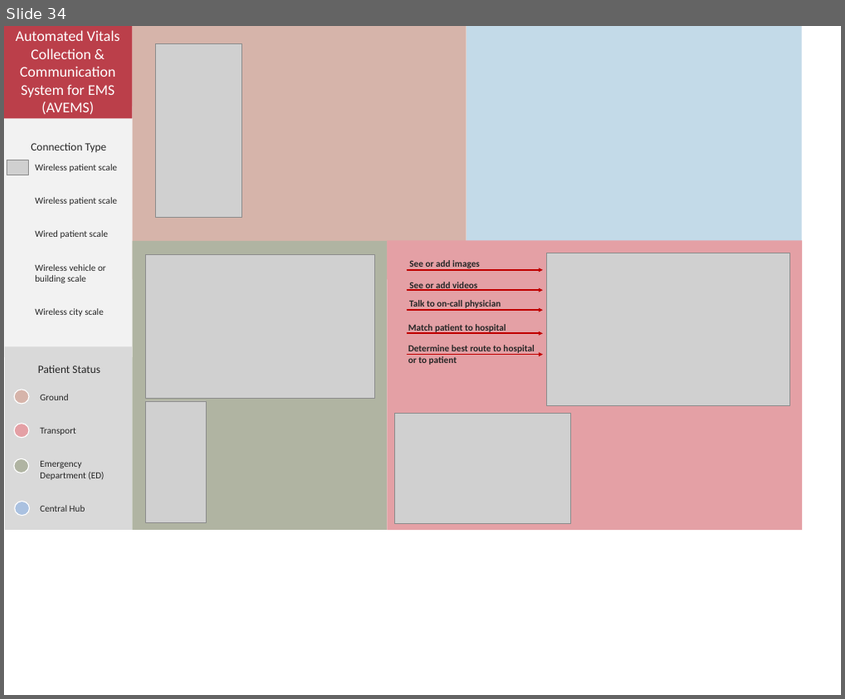
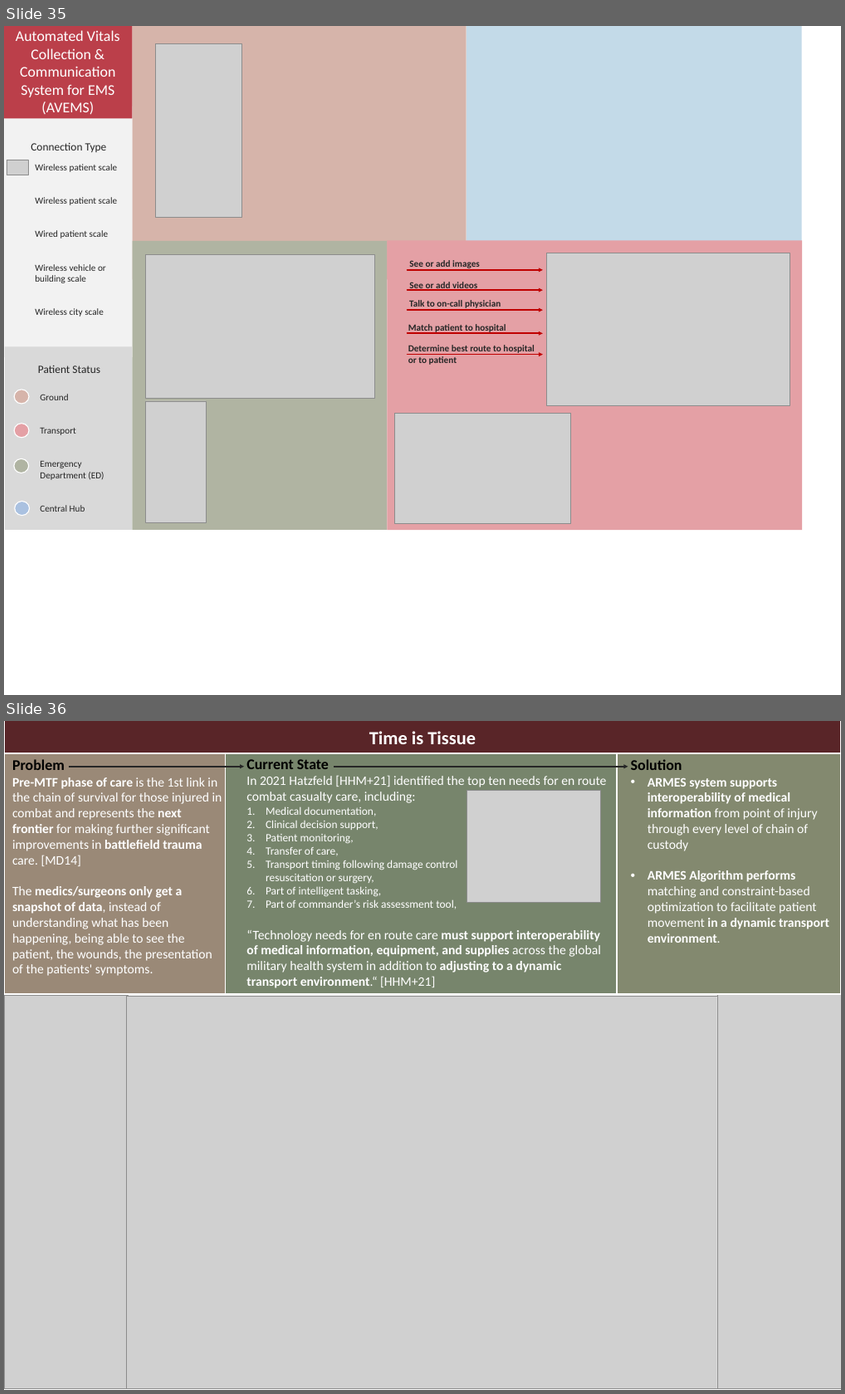
Before and after one commit to ermahoney/AmbulanceIQPMQP, a slide deck: docs/resources/FlowOfInformation.pptx. Shown one above the other, each under a label of ours: slide 34 before the commit, slides 35 and 36 after it. The pictures are 845x699 and 845x1394 pixels, drawn with LibreOffice and Linux fonts; fonts in the diff are those of the drawing; grey boxes stand for pictures; background and template pictures are left out. Boxes give left, top, right and bottom in pixels: in the first picture for what was removed or moved away, otherwise in the second. Text is boxed around its words. In the diff, an @@ line names an element or a change of style, - is before the commit and + after.

```diff
--- a/docs/resources/FlowOfInformation.pptx
+++ b/docs/resources/FlowOfInformation.pptx
@@ slide 36 added at bbox=[4, 721, 841, 1390], background #FFFFFF @@
@@ rectangle added at bbox=[4, 721, 841, 754], fill #592528, outline #FFFFFF 3 pt, 40 pt, text #FFFFFF, bold @@
+Time is Tissue
@@ rectangle added at bbox=[4, 754, 226, 994], fill #9A8977, outline #FFFFFF 3 pt @@
@@ rectangle added at bbox=[10, 754, 226, 982], fill #9A8977, 28 pt, text #FFFFFF @@
+Problem
+Pre-MTF phase of care is the 1st link in the chain of survival for those injured in combat and represents the next frontier for making further significant improvements in battlefield trauma care. [MD14]
+The medics/surgeons only get a snapshot of data, instead of understanding what has been happening, being able to see the patient, the wounds, the presentation of the patients' symptoms.
@@ arrow added from (70, 767) to (244, 767), #262626 3 pt @@
@@ rectangle added at bbox=[226, 753, 617, 994], fill #77856C, outline #FFFFFF 3 pt @@
@@ text added at bbox=[246, 759, 607, 988], 28 pt, text #FFFFFF @@
+Current State
+In 2021 Hatzfeld [HHM+21] identified the top ten needs for en route combat casualty care, including:
+      1. Medical documentation,
+      2. Clinical decision support,
+      3. Patient monitoring,
+      4. Transfer of care,
+      5. Transport timing following damage control resuscitation or surgery,
+      6. Part of intelligent tasking,
+      7. Part of commander’s risk assessment tool,
+      “Technology needs for en route care must support interoperability of medical information, equipment, and supplies across the global military health system in addition to adjusting to a dynamic transport environment.“ [HHM+21]
@@ arrow added from (334, 767) to (628, 767), #262626 3 pt @@
@@ rectangle added at bbox=[611, 754, 841, 994], fill #83896F, outline #FFFFFF 3 pt @@
@@ text added at bbox=[631, 759, 829, 943], 28 pt, text #FFFFFF @@
+Solution
+• ARMES system supports interoperability of medical information from point of injury through every level of chain of custody
+• ARMES Algorithm performs matching and constraint-based optimization to facilitate patient movement in a dynamic transport environment.
@@ picture added at bbox=[466, 791, 600, 902] @@
@@ picture added at bbox=[717, 994, 841, 1389] @@
@@ picture added at bbox=[4, 995, 128, 1389] @@
@@ picture added at bbox=[126, 996, 716, 1389] @@
@@ what was slide 34 is now slide 35 @@
```
Also in this commit, not shown: 1 slide changed, 1 other slide added.
